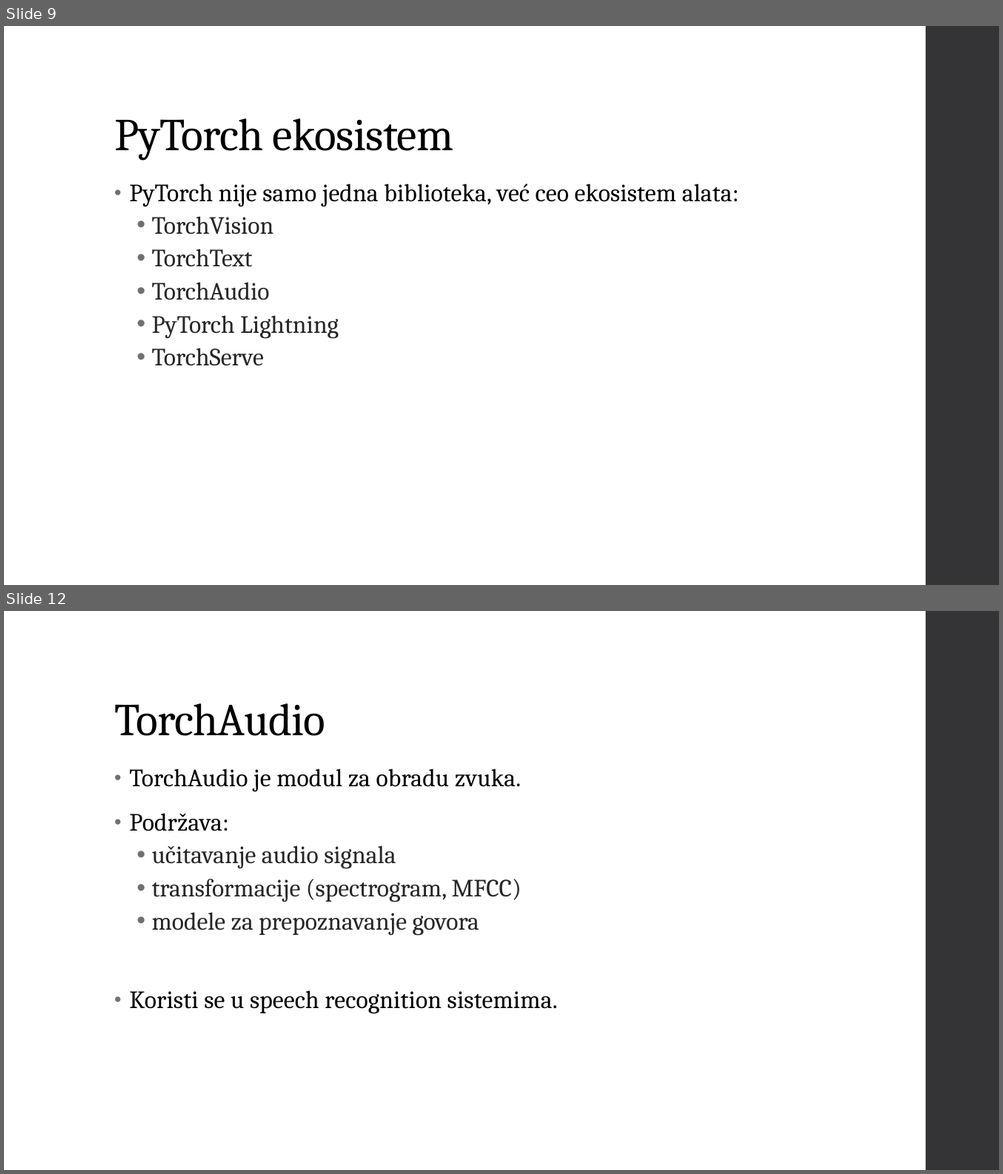
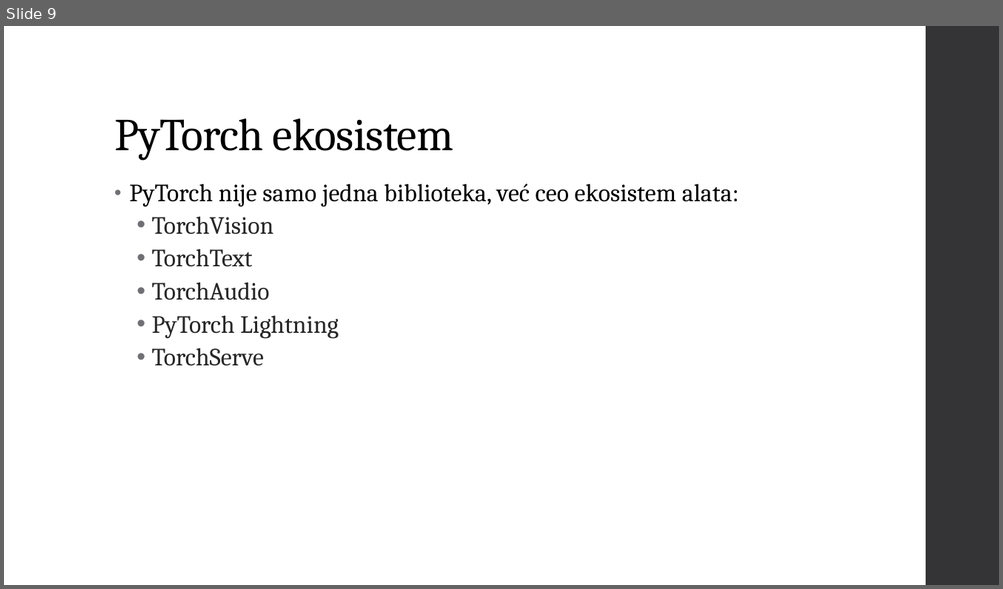
Before and after one commit to Vukasin211/AccountantAI, a slide deck: Vukasin Popovic Prezentacije/Vukasin Popovic PyTorch Tema 2.pptx. Shown one above the other, each under a label of ours: slides 9 and 12 before the commit, slide 9 after it; the slides between them are not shown. The pictures are 1003x1174 and 1003x589 pixels, drawn with LibreOffice and Linux fonts; fonts in the diff are those of the drawing. Boxes give left, top, right and bottom in pixels: in the first picture for what was removed or moved away, otherwise in the second. Text is boxed around its words. In the diff, an @@ line names an element or a change of style, - is before the commit and + after.

```diff
--- a/Vukasin Popovic Prezentacije/Vukasin Popovic PyTorch Tema 2.pptx
+++ b/Vukasin Popovic Prezentacije/Vukasin Popovic PyTorch Tema 2.pptx
@@ slide 12 removed at (4,611,999,1170), background #FFFFFF; not listed: 1 template element that a slide beside it also shows @@
@@ title removed at (114,703,325,736) @@
-TorchAudio
@@ text removed at (129,769,558,1014) @@
-• TorchAudio je modul za obradu zvuka.
-• Podržava:
-  • učitavanje audio signala
-  • transformacije (spectrogram, MFCC)
-  • modele za prepoznavanje govora
-• Koristi se u speech recognition sistemima.
```
Also in this commit, not shown: 7 other slides removed, 2 other files.
